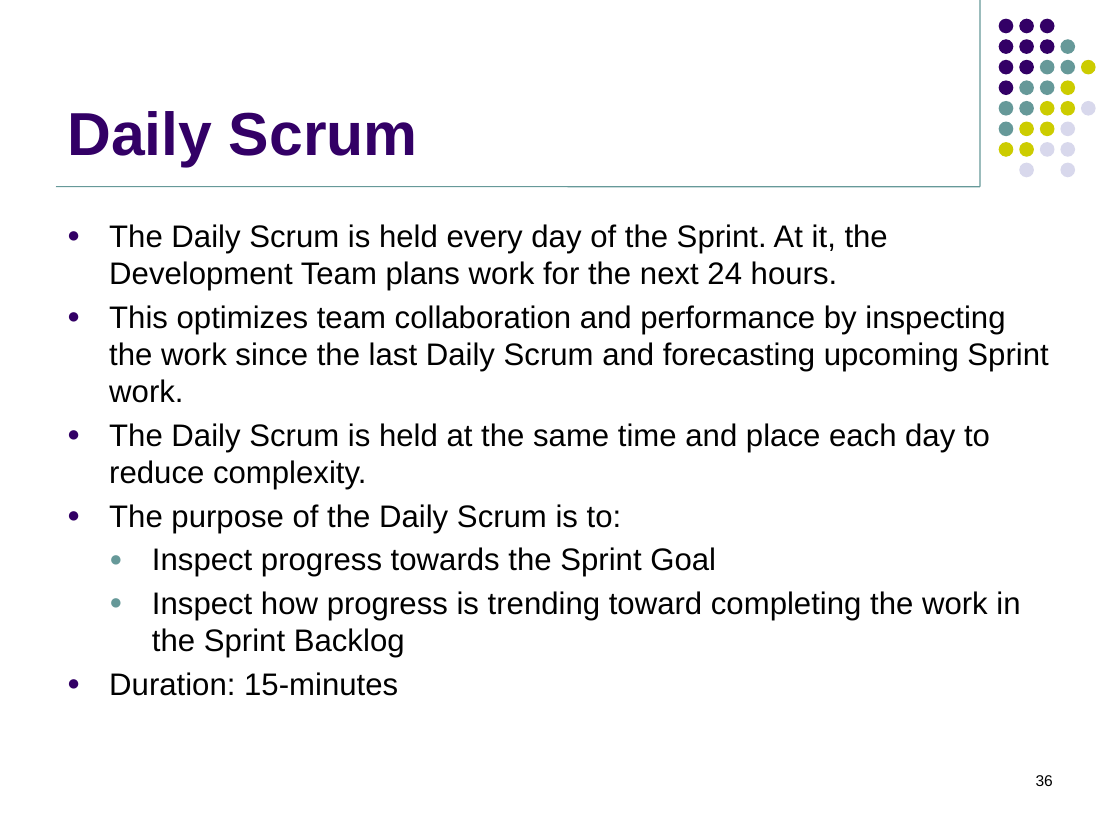
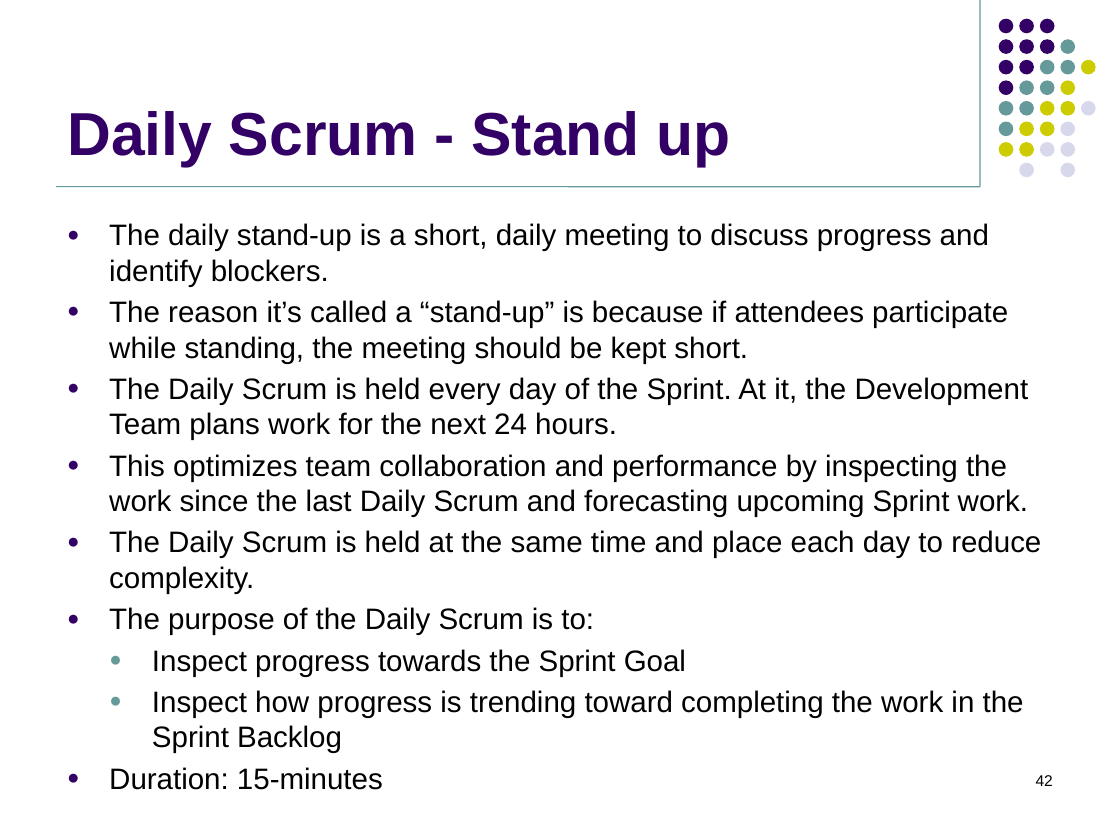
Before and after one commit to jasdhiratrevature/TrainingSlides, a slide deck: slide 42 of SLDC/SDLC.pptx (slide 36 before the commit). Drawn at 1120x840 pixels with LibreOffice and Linux fonts; fonts in the diff are those of the drawing; background and template pictures are left out. Boxes give left, top, right and bottom in pixels: in the first picture for what was removed or moved away, otherwise in the second. Text is boxed around its words. In the diff, an @@ line names an element or a change of style, - is before the commit and + after.

```diff
--- a/SLDC/SDLC.pptx
+++ b/SLDC/SDLC.pptx
@@ title at bbox=[67, 111, 731, 167]: text changed @@
-Daily Scrum
+Daily Scrum - Stand up
@@ text at bbox=[109, 223, 1008, 363]: paragraphs added @@
+● The daily stand-up is a short, daily meeting to discuss progress and identify blockers.
+● The reason it’s called a “stand-up” is because if attendees participate while standing, the meeting should be kept short.
@@ text at bbox=[109, 377, 1041, 753]: size 20 to 19 pt in "The Daily Scrum is held every day ...", "This optimizes team collaboration and performance by ...", "The Daily Scrum is held at the ...", "The purpose of the Daily Scrum is ..." and 3 more places @@
@@ page number at bbox=[1036, 775, 1053, 786]: text changed @@
-36
+42
```
Also in this commit, not shown: 10 other slides changed, 25 slides added.
